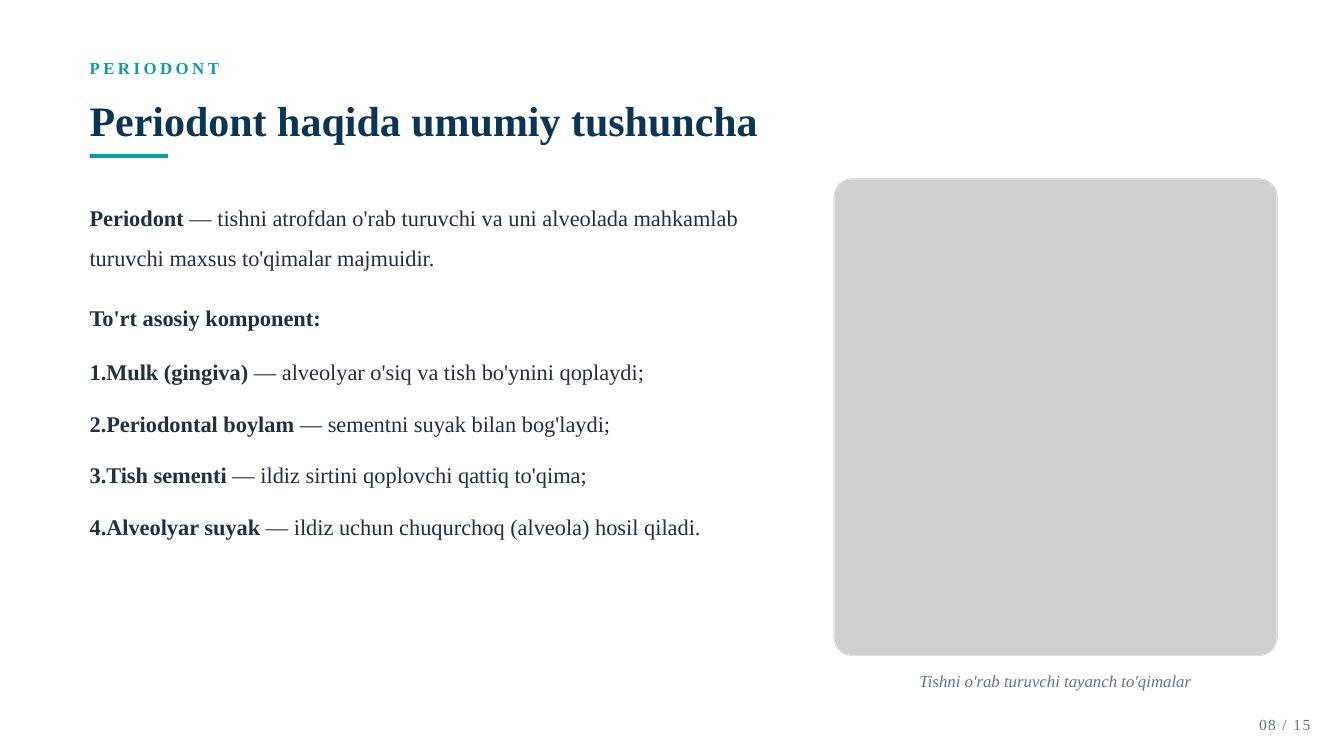
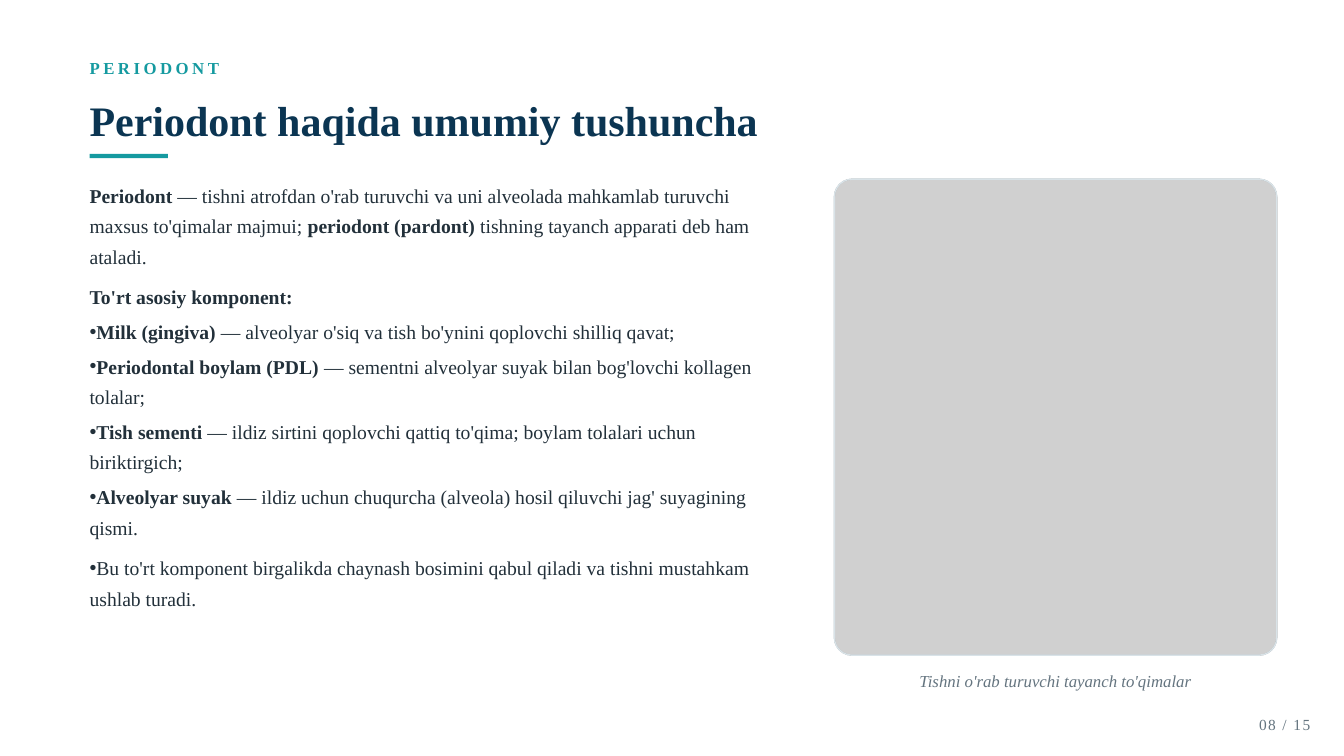
Before and after one commit to dasturland/taqdimot, a slide deck: slide 8 of Tish_tuzilishi.pptx. Drawn at 1344x756 pixels with LibreOffice and Linux fonts; fonts in the diff are those of the drawing; grey boxes stand for pictures. Boxes give left, top, right and bottom in pixels: in the first picture for what was removed or moved away, otherwise in the second. Text is boxed around its words. In the diff, an @@ line names an element or a change of style, - is before the commit and + after.

Commit message:
Taqdimot mazmunini boyitish: pulpa va periodont slaydlariga chuqur ma'lumot qo'shildi

```diff
--- a/Tish_tuzilishi.pptx
+++ b/Tish_tuzilishi.pptx
@@ text "Periodont — tishni atrofdan o'rab ..." moved from (x1=90, y1=210, x2=738, y2=540) to (x1=90, y1=189, x2=752, y2=607) @@
@@ text at (x1=90, y1=189, x2=749, y2=265): text changed; size 16 to 14 pt @@
-Periodont — tishni atrofdan o'rab turuvchi va uni alveolada mahkamlab turuvchi maxsus to'qimalar majmuidir.
+Periodont — tishni atrofdan o'rab turuvchi va uni alveolada mahkamlab turuvchi maxsus to'qimalar majmui; periodont (pardont) tishning tayanch apparati deb ham ataladi.
@@ text at (x1=90, y1=290, x2=292, y2=309): size 16 to 14 pt in "To'rt asosiy komponent:"; line spacing 1.5 to 1.3; less space between paragraphs @@
@@ text at (x1=90, y1=325, x2=752, y2=607): text changed; size 16 to 14 pt @@
-1. Mulk (gingiva) — alveolyar o'siq va tish bo'ynini qoplaydi;
-2. Periodontal boylam — sementni suyak bilan bog'laydi;
-3. Tish sementi — ildiz sirtini qoplovchi qattiq to'qima;
-4. Alveolyar suyak — ildiz uchun chuqurchoq (alveola) hosil qiladi.
+• Milk (gingiva) — alveolyar o'siq va tish bo'ynini qoplovchi shilliq qavat;
+• Periodontal boylam (PDL) — sementni alveolyar suyak bilan bog'lovchi kollagen tolalar;
+• Tish sementi — ildiz sirtini qoplovchi qattiq to'qima; boylam tolalari uchun biriktirgich;
+• Alveolyar suyak — ildiz uchun chuqurcha (alveola) hosil qiluvchi jag' suyagining qismi.
+• Bu to'rt komponent birgalikda chaynash bosimini qabul qiladi va tishni mustahkam ushlab turadi.
```
Also in this commit, not shown: 13 other slides changed.
